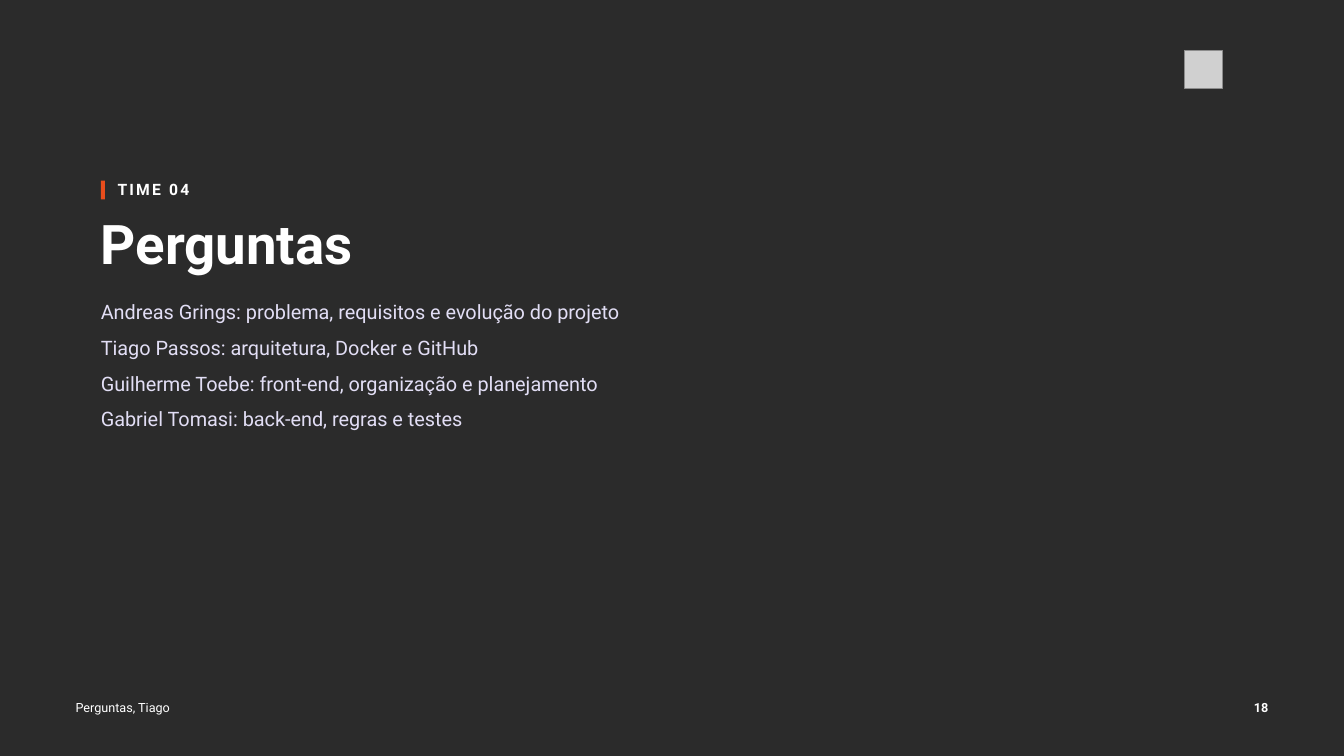
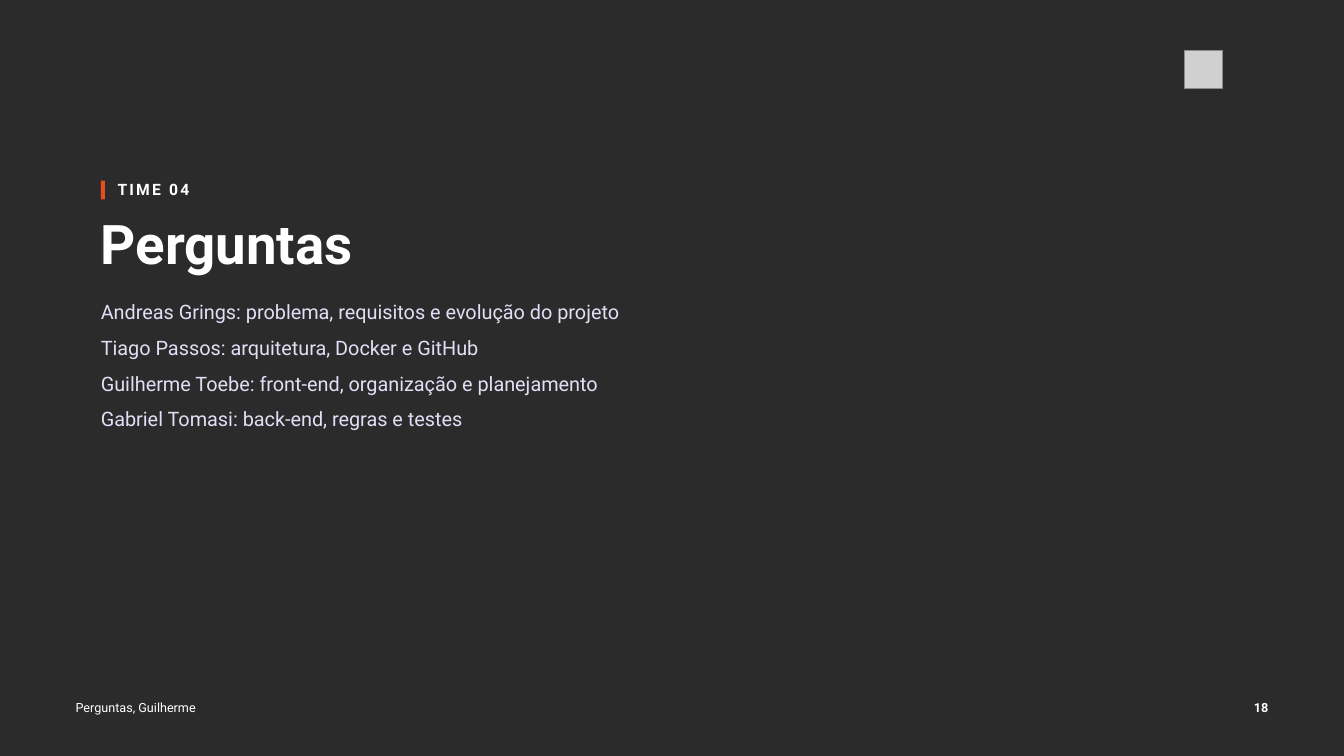
Before and after one commit to tcpassos/invite-app, a slide deck: slide 18 of trabalhos/T3-Apresentacao-Intermediaria.pptx. Drawn at 1344x756 pixels with LibreOffice and Linux fonts; fonts in the diff are those of the drawing; grey boxes stand for pictures; background and template pictures are left out; a plain dark background stands for a picture behind light text. Boxes give left, top, right and bottom in pixels: in the first picture for what was removed or moved away, otherwise in the second. Text is boxed around its words. In the diff, an @@ line names an element or a change of style, - is before the commit and + after.

```diff
--- a/trabalhos/T3-Apresentacao-Intermediaria.pptx
+++ b/trabalhos/T3-Apresentacao-Intermediaria.pptx
@@ text at (x1=76, y1=702, x2=195, y2=715): text changed @@
-Perguntas, Tiago
+Perguntas, Guilherme
```
Also in this commit, not shown: 2 other slides changed, 3 other files.
